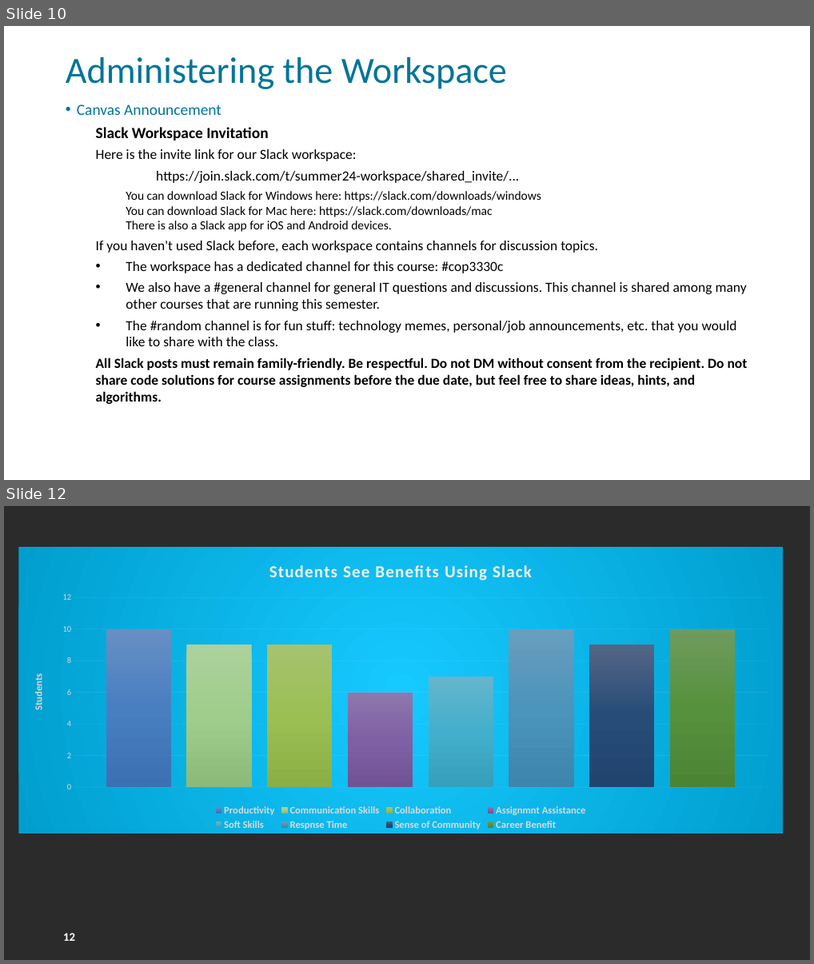
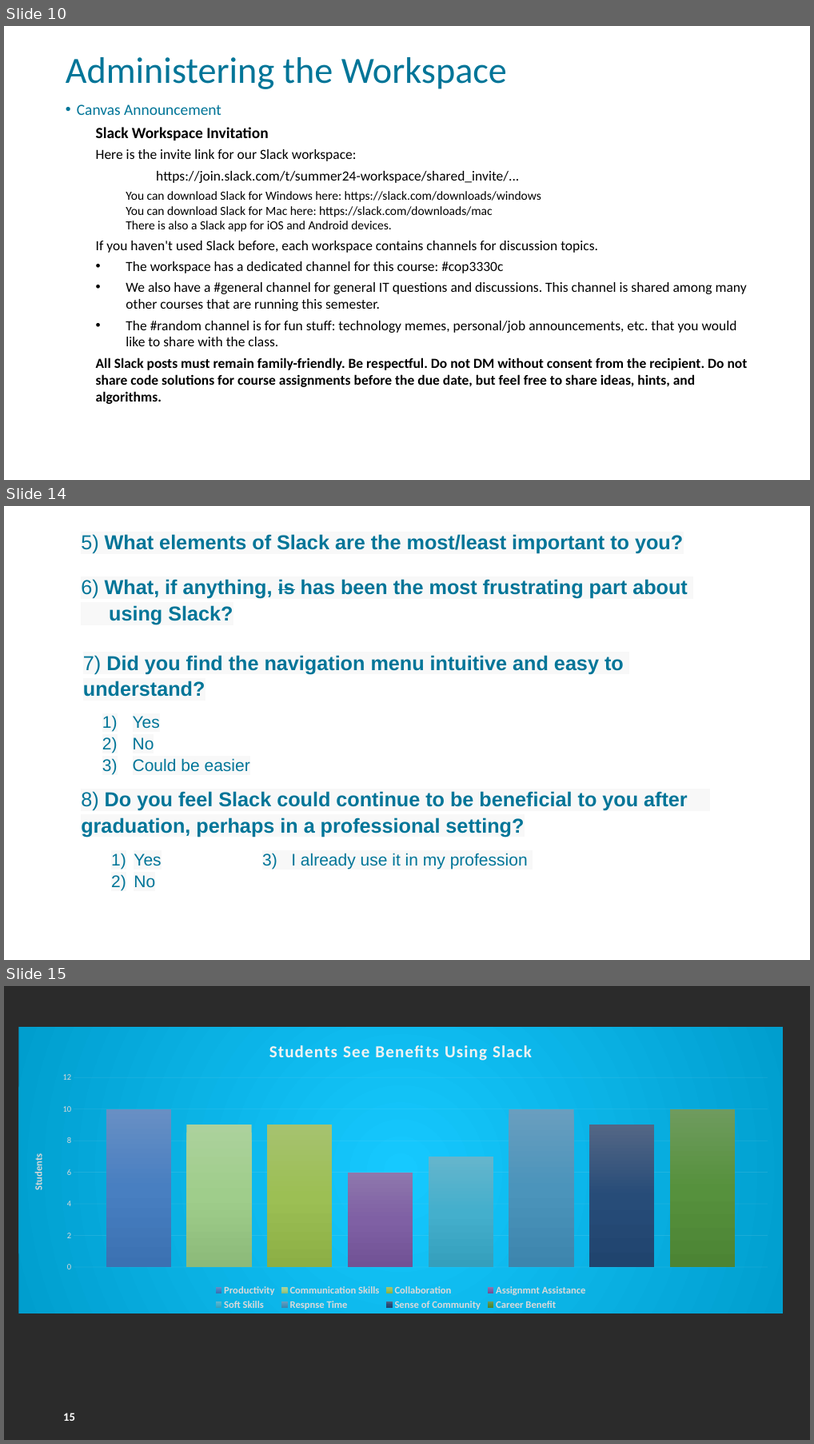
Before and after one commit to FSCJ-FacultyDev/HITEC2024, a slide deck: LeveragingSlackForStudentCollaboration.pptx. Shown one above the other, each under a label of ours: slides 10 and 12 before the commit, slides 10, 14 and 15 after it; the slides between them are not shown. The pictures are 814x964 and 814x1444 pixels, drawn with LibreOffice and Linux fonts; fonts in the diff are those of the drawing; background and template pictures are left out; a plain dark background stands for a picture behind light text. Boxes give left, top, right and bottom in pixels: in the first picture for what was removed or moved away, otherwise in the second. Text is boxed around its words. In the diff, an @@ line names an element or a change of style, - is before the commit and + after.

```diff
--- a/LeveragingSlackForStudentCollaboration.pptx
+++ b/LeveragingSlackForStudentCollaboration.pptx
@@ slide 14 added at (4, 506, 810, 960), background picture (left out); not listed: 1 template element that a slide beside it also shows @@
@@ text added at (81, 534, 683, 554), 24 pt, text #007598, bold @@
+5) What elements of Slack are the most/least important to you?
@@ text added at (81, 579, 688, 624), 24 pt, text #007598, bold @@
+6) What, if anything, is has been the most frustrating part about
+using Slack?
@@ text added at (83, 655, 624, 696), 24 pt, text #007598, bold @@
+7) Did you find the navigation menu intuitive and easy to understand?
@@ text added at (133, 716, 250, 772), 20 pt, text #007598 @@
+1) Yes
+2) No
+3) Could be easier
@@ text added at (81, 791, 688, 868), 24 pt, text #007598, bold @@
+8) Do you feel Slack could continue to be beneficial to you after graduation, perhaps in a professional setting?
+  1) Yes 3) I already use it in my profession
+  2) No
@@ what was slide 12 is now slide 15 @@
@@ page number at (63, 1412, 75, 1420): text changed @@
-12
+15
```
Also in this commit, not shown: 6 slides changed, 2 other slides added, 7 slides removed.
